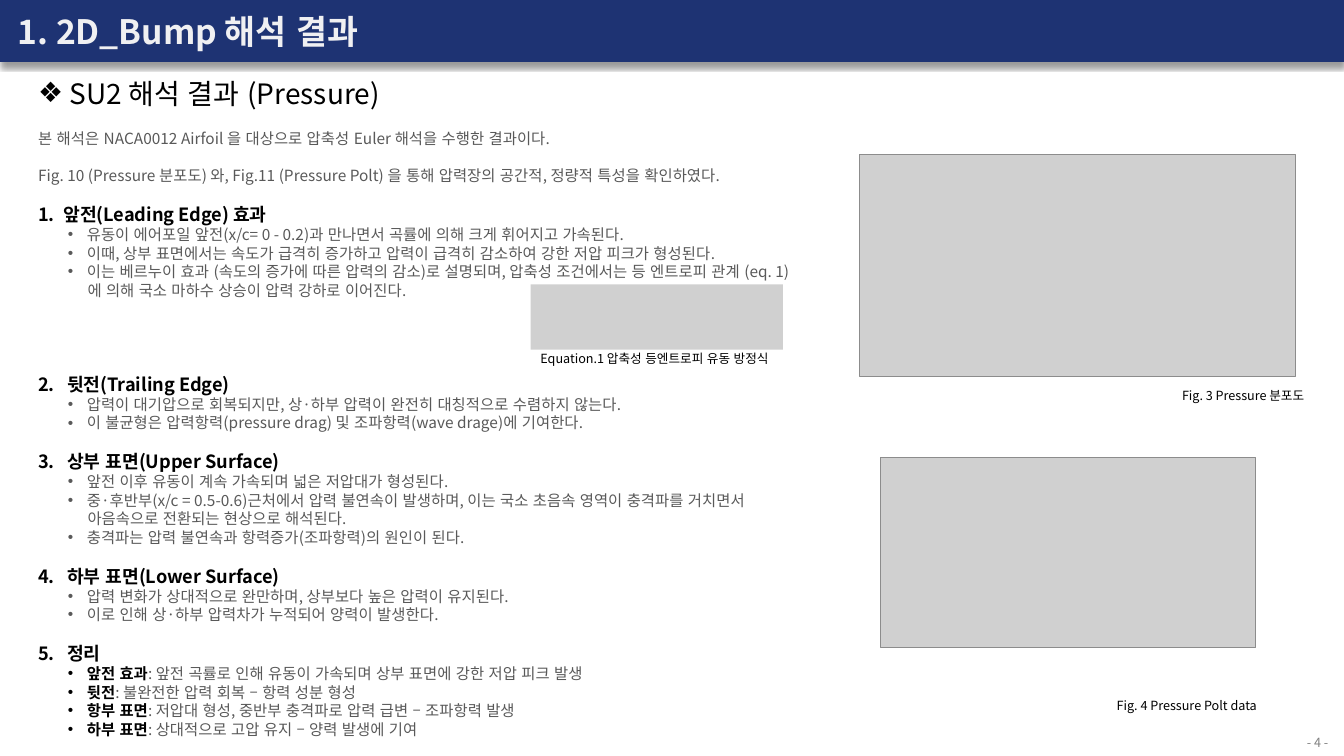
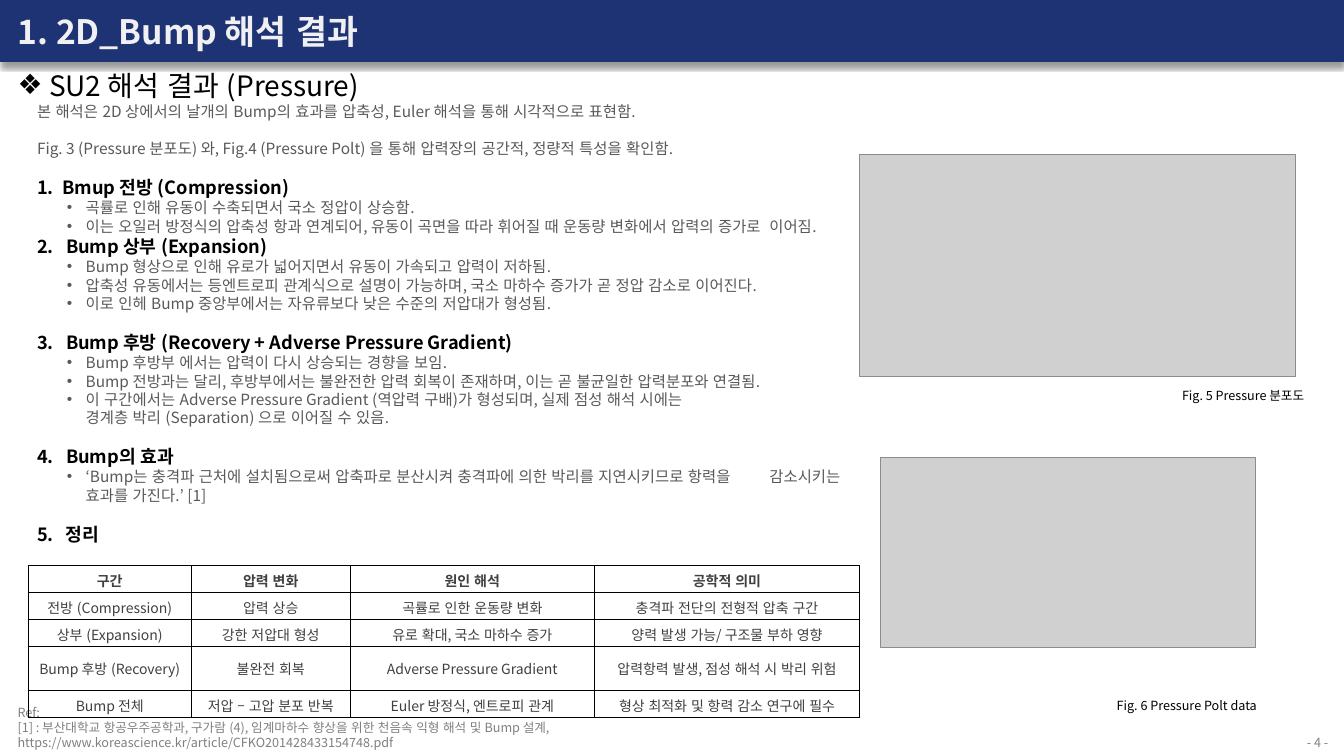
Before and after one commit to Bogeuns/17415009_BogeunSeo, a slide deck: slide 4 of Homework/Week_2/SU2 보고서 (2주차).pptx. Drawn at 1344x756 pixels with LibreOffice and Linux fonts; fonts in the diff are those of the drawing; grey boxes stand for pictures. Boxes give left, top, right and bottom in pixels: in the first picture for what was removed or moved away, otherwise in the second. Text is boxed around its words. In the diff, an @@ line names an element or a change of style, - is before the commit and + after.

```diff
--- a/Homework/Week_2/SU2 보고서 (2주차).pptx
+++ b/Homework/Week_2/SU2 보고서 (2주차).pptx
@@ text "SU2 해석 결과 (Pressure)" rewrapped from (70,80,379,110) to (49,68,359,102) @@
@@ text "본 해석은 2D 상에서의 날개의 ...": place and size @@
-text "본 해석은 2D 상에서의 날개의 ..." at (38,131,789,737)
+text "본 해석은 2D 상에서의 날개의 ..." at (37,104,816,543)
@@ text at (37,104,816,504): text changed @@
-본 해석은 NACA0012 Airfoil 을 대상으로 압축성 Euler 해석을 수행한 결과이다.
-Fig. 10 (Pressure 분포도) 와, Fig.11 (Pressure Polt) 을 통해 압력장의 공간적, 정량적 특성을 확인하였다.
-1. 앞전(Leading Edge) 효과
-• 유동이 에어포일 앞전(x/c= 0 - 0.2)과 만나면서 곡률에 의해 크게 휘어지고 가속된다.
-• 이때, 상부 표면에서는 속도가 급격히 증가하고 압력이 급격히 감소하여 강한 저압 피크가 형성된다.
-• 이는 베르누이 효과 (속도의 증가에 따른 압력의 감소)로 설명되며, 압축성 조건에서는 등 엔트로피 관계 (eq. 1)
-에 의해 국소 마하수 상승이 압력 강하로 이어진다.
-2. 뒷전(Trailing Edge)
-• 압력이 대기압으로 회복되지만, 상·하부 압력이 완전히 대칭적으로 수렴하지 않는다.
-• 이 불균형은 압력항력(pressure drag) 및 조파항력(wave drage)에 기여한다.
-3. 상부 표면(Upper Surface)
-• 앞전 이후 유동이 계속 가속되며 넓은 저압대가 형성된다.
-• 중·후반부(x/c = 0.5-0.6)근처에서 압력 불연속이 발생하며, 이는 국소 초음속 영역이 충격파를 거치면서
-아음속으로 전환되는 현상으로 해석된다.
-• 충격파는 압력 불연속과 항력증가(조파항력)의 원인이 된다.
-4. 하부 표면(Lower Surface)
-• 압력 변화가 상대적으로 완만하며, 상부보다 높은 압력이 유지된다.
-• 이로 인해 상·하부 압력차가 누적되어 양력이 발생한다.
+본 해석은 2D 상에서의 날개의 Bump의 효과를 압축성, Euler 해석을 통해 시각적으로 표현함.
+Fig. 3 (Pressure 분포도) 와, Fig.4 (Pressure Polt) 을 통해 압력장의 공간적, 정량적 특성을 확인함.
+1. Bmup 전방 (Compression)
+• 곡률로 인해 유동이 수축되면서 국소 정압이 상승함.
+• 이는 오일러 방정식의 압축성 항과 연계되어, 유동이 곡면을 따라 휘어질 때 운동량 변화에서 압력의 증가로 이어짐.
+2. Bump 상부 (Expansion)
+• Bump 형상으로 인해 유로가 넓어지면서 유동이 가속되고 압력이 저하됨.
+• 압축성 유동에서는 등엔트로피 관계식으로 설명이 가능하며, 국소 마하수 증가가 곧 정압 감소로 이어진다.
+• 이로 인헤 Bump 중앙부에서는 자유류보다 낮은 수준의 저압대가 형성됨.
+3. Bump 후방 (Recovery + Adverse Pressure Gradient)
+• Bump 후방부 에서는 압력이 다시 상승되는 경향을 보임.
+• Bump 전방과는 달리, 후방부에서는 불완전한 압력 회복이 존재하며, 이는 곧 불균일한 압력분포와 연결됨.
+• 이 구간에서는 Adverse Pressure Gradient (역압력 구배)가 형성되며, 실제 점성 해석 시에는 경계층 박리 (Separation) 으로 이어질 수 있음.
+4. Bump의 효과
+• ‘Bump는 충격파 근처에 설치됨으로써 압축파로 분산시켜 충격파에 의한 박리를 지연시키므로 항력을 감소시키는 효과를 가진다.’ [1]
@@ picture removed at (530,284,782,350) @@
@@ text removed at (540,352,769,366) @@
-Equation.1 압축성 등엔트로피 유동 방정식
@@ text at (1182,390,1304,403): text changed @@
-Fig. 3 Pressure 분포도
+Fig. 5 Pressure 분포도
@@ table added at (28,566,860,718), 5 rows, 4 columns @@
+구간 | 압력 변화 | 원인 해석 | 공학적 의미
+전방 (Compression) | 압력 상승 | 곡률로 인한 운동량 변화 | 충격파 전단의 전형적 압축 구간
+상부 (Expansion) | 강한 저압대 형성 | 유로 확대, 국소 마하수 증가 | 양력 발생 가능/ 구조물 부하 영향
+Bump 후방 (Recovery) | 불완전 회복 | Adverse Pressure Gradient | 압력항력 발생, 점성 해석 시 박리 위험
+Bump 전체 | 저압 – 고압 분포 반복 | Euler 방정식, 엔트로피 관계 | 형상 최적화 및 항력 감소 연구에 필수
@@ text at (87,666,582,737): paragraphs removed @@
-• 앞전 효과: 앞전 곡률로 인해 유동이 가속되며 상부 표면에 강한 저압 피크 발생
-• 뒷전: 불완전한 압력 회복 – 항력 성분 형성
-• 항부 표면: 저압대 형성, 중반부 충격파로 압력 급변 – 조파항력 발생
-• 하부 표면: 상대적으로 고압 유지 – 양력 발생에 기여
@@ text added at (18,704,550,750), 9 pt, text #808080 @@
+Ref:
+[1] : 부산대학교 항공우주공학과, 구가람 (4), 임계마하수 향상을 위한 천음속 익형 해석 및 Bump 설계,
+https://www.koreascience.kr/article/CFKO201428433154748.pdf
@@ text at (1117,700,1257,713): text changed @@
-Fig. 4 Pressure Polt data
+Fig. 6 Pressure Polt data
```
Also in this commit, not shown: 5 other slides changed, 1 slide added, 5 slides removed, 2 other files.
